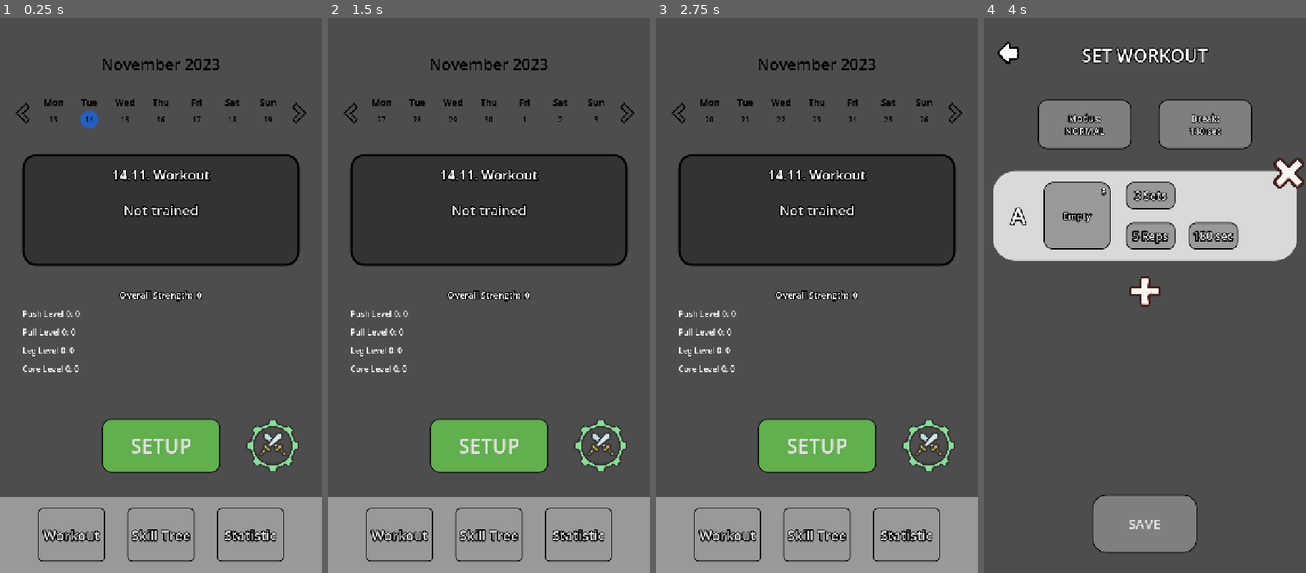
Above: before the commit, frames 1-4 (left to right).
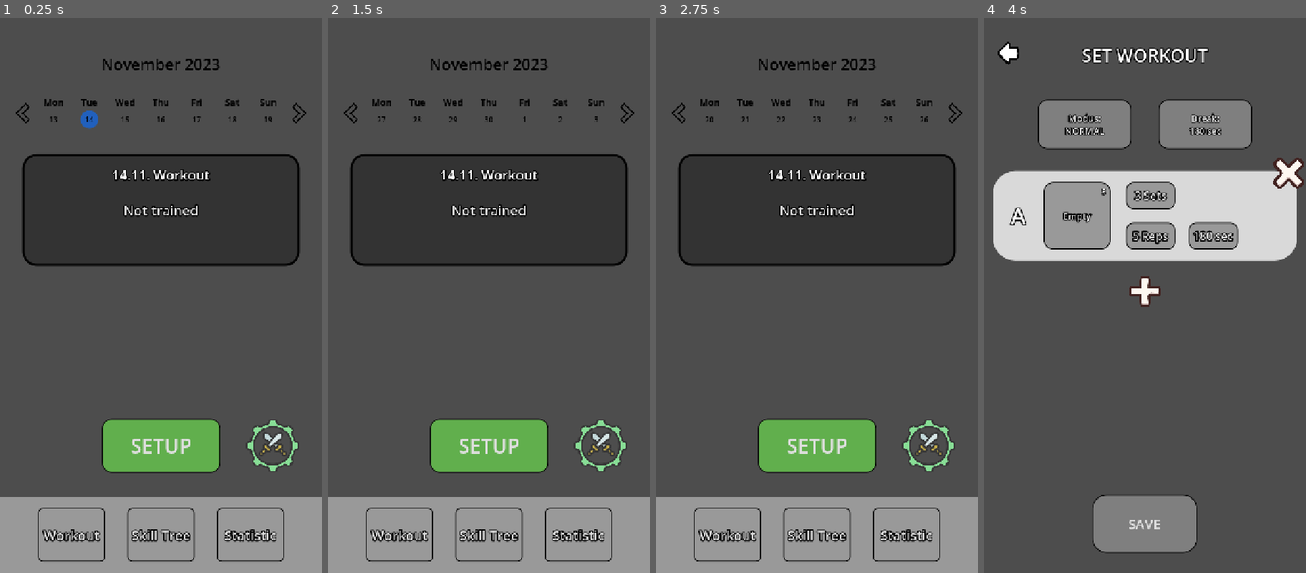
Above: after the commit, the same moments.

Repository: derdrache/Calisthenics-App
Game: Godot game, scene res://main_menu_page/main_menu.tscn
Two runs of this game, one before a commit and one after it. Both use one fixed random seed, a clock stepped at 60 frames per second and the inputs below. The engine's default icon, where the game draws it, is replaced by a stand-in: a white triangle on a blue panel in a dark square.
Inputs (mouse positions are in pixels of both pictures, inside the frame that each line leads up to):
- Up to frame 1 (0.25 s): no input
- Up to frame 2 (1.5 s): click (627, 112) at 0.5 s; click (627, 112) at 1.25 s
- Up to frame 3 (2.75 s): click (678, 112) at 2 s
- Up to frame 4 (4 s): click (1038, 117) at 2.77 s; click "SETUP" at 3.5 s

The runs differ from the first frame. In frame 1, 0.7% of the frame differs, in the area x 7-63%, y 48-64%; in frame 2, 0.7%; in frame 3, 0.7%; in frame 4, nothing differs.

Commit message:
clean code

Diff:
--- a/global_scripts/autoload/LevelSystemManager.gd
+++ b/global_scripts/autoload/LevelSystemManager.gd
@@ -72,6 +72,9 @@
 func _get_rep_strength(levelPath: String, level: int) -> int:
 	var maxReps := 0
 
+	if level == 0:
+		return 0
+
 	for fileName in DirAccess.get_files_at(levelPath + str(level)):
 		var loadPath: String = levelPath + str(level)+"/" + fileName
 		var exerciseResource: TalentResource = ResourceLoader.load(loadPath)
--- a/global_scripts/autoload/SignalHub.gd
+++ b/global_scripts/autoload/SignalHub.gd
@@ -1,4 +1,3 @@
 extends Node
 
-#Calendar-date_label => workout_main_page-current_workout_display
 signal calendar_date_selected(date: Dictionary)
--- a/global_scripts/autoload/globalData.gd
+++ b/global_scripts/autoload/globalData.gd
@@ -22,8 +22,11 @@
 
 func _ready() -> void:
 	_create_dir()
+
 	SaveAndLoad.load_exercise_data()
+
 	_load_workout_templates()
+
 	_delete_workout_plans()
 
 func _create_dir() -> void:
--- a/main_menu_page/workout_page/CurrentState/current_state.gd
+++ b/main_menu_page/workout_page/CurrentState/current_state.gd
@@ -13,8 +13,12 @@
 	var legData := LevelSystemManager.get_leg_data()
 	var coreData := LevelSystemManager.get_core_Data()
 
-	all_strength_label.text = str(LevelSystemManager.get_overall_strength())
+	var allStrength := LevelSystemManager.get_overall_strength()
+	all_strength_label.text = str(allStrength)
 	push_strength_label.text = "Level " + str(pushData.level) +": " + str(pushData.strength)
 	pull_strength_label.text = "Level " + str(pullData.level) +": " + str(pullData.strength)
 	leg_strength_label.text = "Level " + str(legData.level) +": " + str(legData.strength)
 	core_strength_label.text = "Level " + str(coreData.level) +": " + str(coreData.strength)
+
+	if allStrength == 0:
+		hide()
--- a/project.godot
+++ b/project.godot
@@ -29,6 +29,7 @@
 
 [debug]
 
+gdscript/warnings/unused_signal=0
 gdscript/warnings/untyped_declaration=1
 gdscript/warnings/integer_division=0
 gdscript/warnings/narrowing_conversion=0
@@ -48,6 +49,11 @@
 "events": [Object(InputEventKey,"resource_local_to_scene":false,"resource_name":"","device":-1,"window_id":0,"alt_press …(195 unchanged characters)…
 ]
 }
+leftMouseClick={
+"deadzone": 0.2,
+"events": [Object(InputEventMouseButton,"resource_local_to_scene":false,"resource_name":"","device":-1,"window_id":0,"alt_pressed":false,"shift_pressed":false,"ctrl_pressed":false,"meta_pressed":false,"button_mask":1,"position":Vector2(468, 13),"global_position":Vector2(477, 61),"factor":1.0,"button_index":1,"canceled":false,"pressed":true,"double_click":false,"script":null)
+]
+}
 
 [input_devices]
 
--- a/talent_trees/talent_tree.gd
+++ b/talent_trees/talent_tree.gd
@@ -43,7 +43,7 @@
 			var targetPosition: Vector2 = (targetNode.global_position) + (targetNode.get_center()* scroll_container.scale.x)
 			var color := Color.GRAY
 
-			var isUnlocked = targetNode.talentResource.get_uid() in GlobalData.exerciseUnlocked
+			var isUnlocked: bool = targetNode.talentResource.get_uid() in GlobalData.exerciseUnlocked
 
 			if isUnlocked:
 				color = Color.BLACK
--- a/widgets/talent_selection_Button.gd
+++ b/widgets/talent_selection_Button.gd
@@ -17,11 +17,10 @@
 var num: int
 var active := false
 
-func _input(event: InputEvent) -> void:
-	var mouseOver = get_global_rect().has_point(get_global_mouse_position())
-	var leftMouseClick = event is InputEventMouseButton and event.button_index == 1 and event.is_pressed()
+func _input(_event: InputEvent) -> void:
+	var isMouseOver: bool = get_global_rect().has_point(get_global_mouse_position())
 
-	if leftMouseClick and not mouseOver: _hide_menu()
+	if Input.is_action_just_pressed("leftMouseClick") and not isMouseOver: _hide_menu()
 
 func _ready() -> void:
 	buttons_container.hide()
